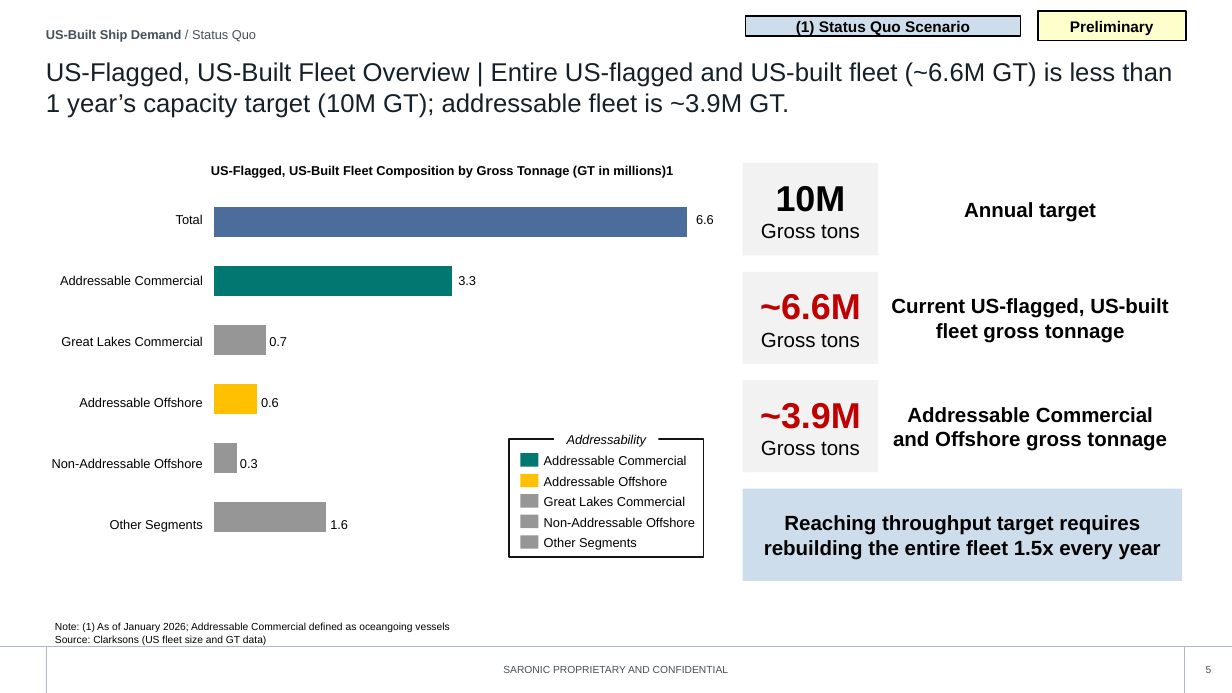
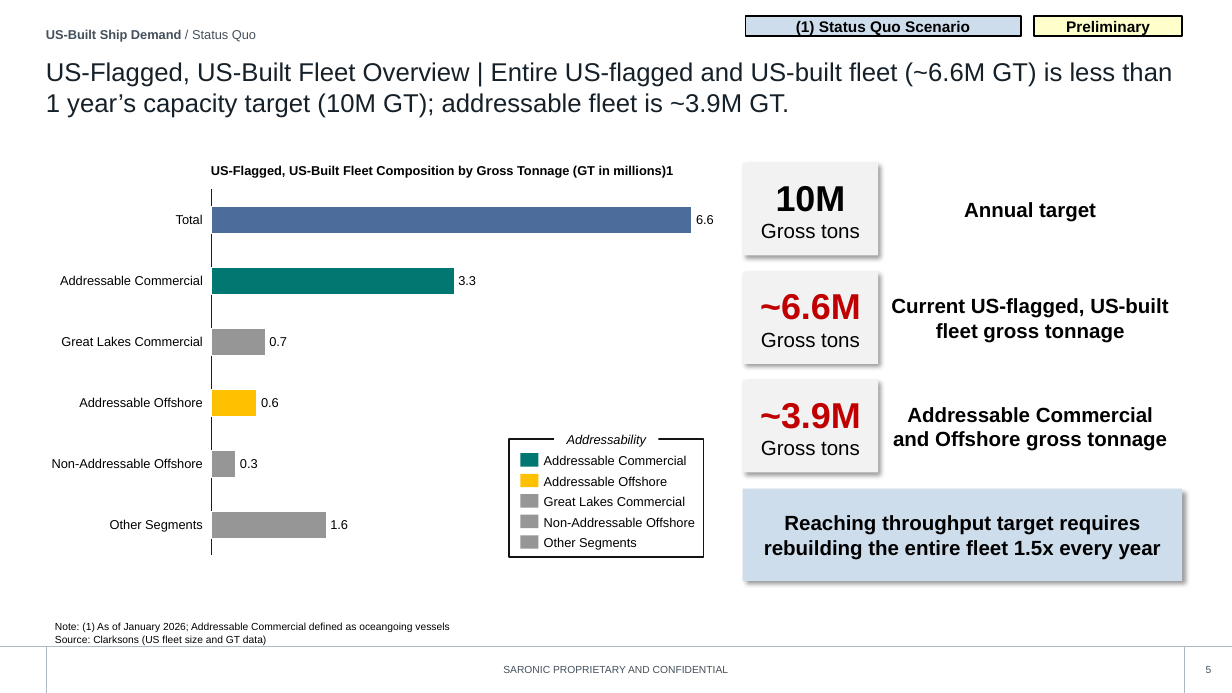
Before and after one commit to toole-brendan/slide_factory, a slide deck: slide 5 of style_library/library.pptx. Drawn at 1232x693 pixels with LibreOffice and Linux fonts; fonts in the diff are those of the drawing; background and template pictures are left out. Boxes give left, top, right and bottom in pixels: in the first picture for what was removed or moved away, otherwise in the second. Text is boxed around its words. In the diff, an @@ line names an element or a change of style, - is before the commit and + after.

```diff
--- a/style_library/library.pptx
+++ b/style_library/library.pptx
@@ rectangle "Preliminary": place and size @@
-rectangle "Preliminary" at (1038, 11, 1186, 41)
+rectangle "Preliminary" at (1034, 16, 1183, 36)
@@ bar chart at (203, 181, 701, 564) @@
@@ bar chart to bar stacked chart @@
@@ category axis changed @@
@@ value axis changed @@
@@ bar spacing changed @@
@@ plot area changed @@
@@ shadow on in 4 elements at (743, 163, 879, 255), (743, 272, 879, 364), (743, 380, 879, 472), (743, 489, 1183, 581) @@
```
Also in this commit, not shown: 28 other slides changed, 33 other files.
